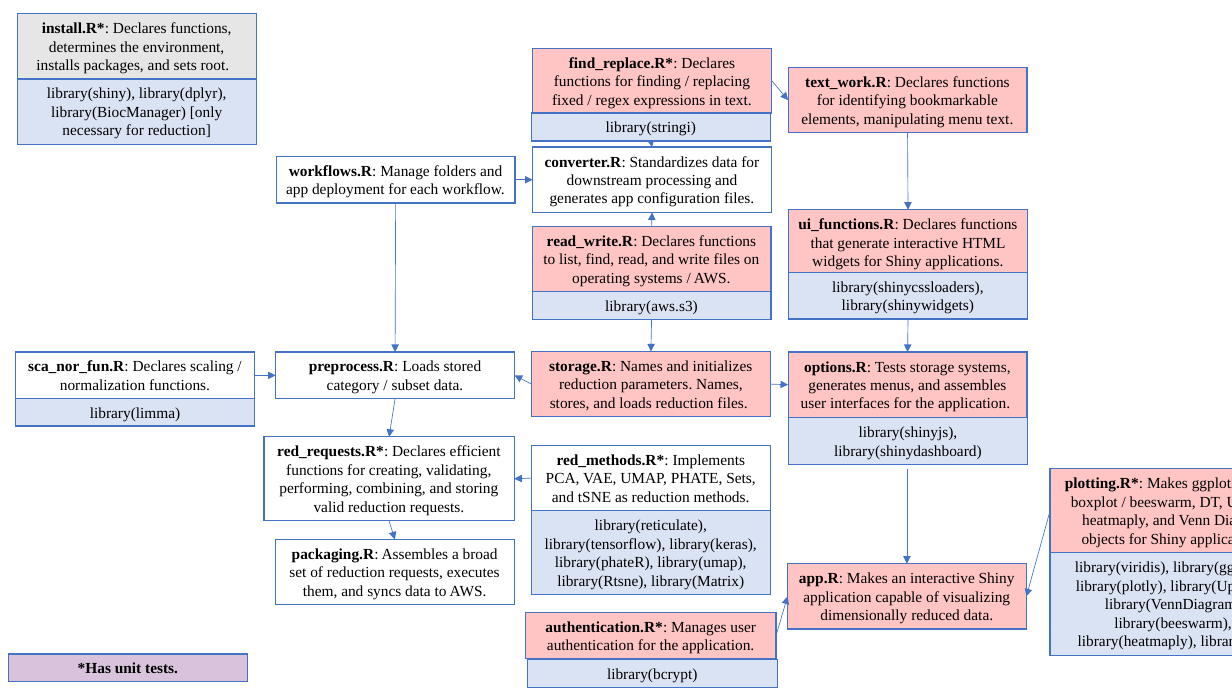
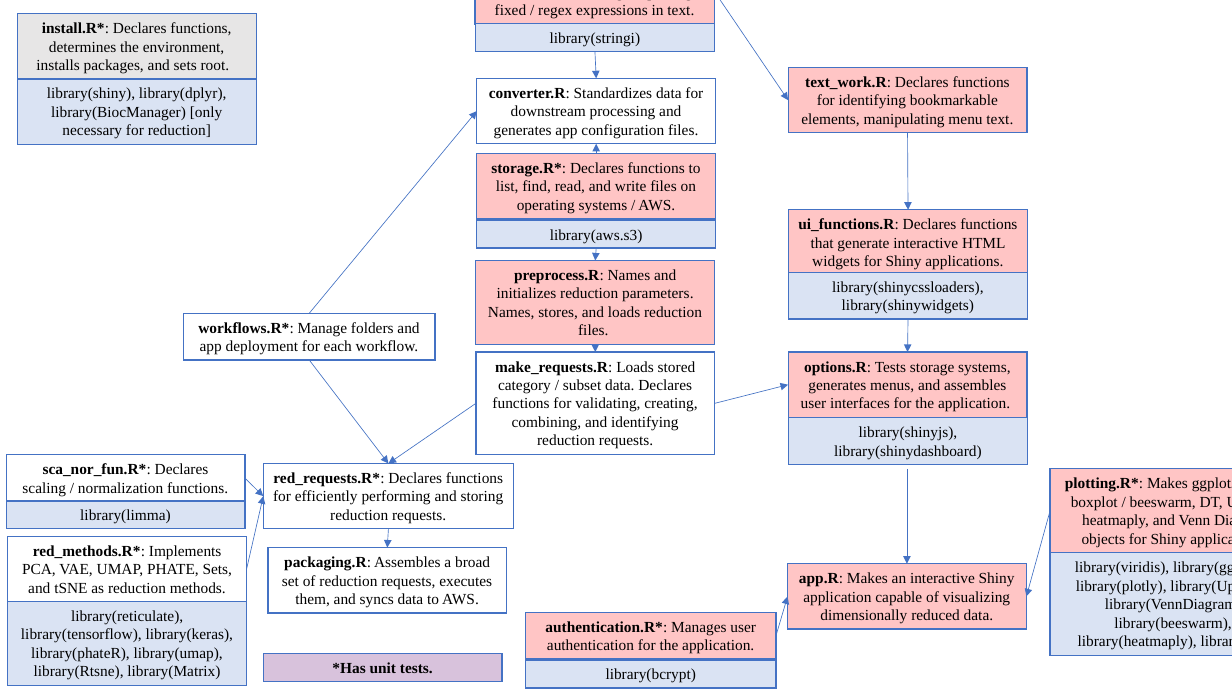
Before and after one commit to gersteinlab/shiny-dim-reduction, a slide deck: slide 2 of extras/Explorer_Tool_Workflow_2.pptx. Drawn at 1232x693 pixels with LibreOffice and Linux fonts; fonts in the diff are those of the drawing. Boxes give left, top, right and bottom in pixels: in the first picture for what was removed or moved away, otherwise in the second. Text is boxed around its words. In the diff, an @@ line names an element or a change of style, - is before the commit and + after.

Commit message:
updated presentation

```diff
--- a/extras/Explorer_Tool_Workflow_2.pptx
+++ b/extras/Explorer_Tool_Workflow_2.pptx
@@ rectangle "find_replace.R*: Declares functions for finding ...": place and size @@
-rectangle "find_replace.R*: Declares functions for finding ..." at (532,48,772,114)
+rectangle "find_replace.R*: Declares functions for finding ..." at (475,0,714,24)
@@ rectangle "library(stringi)": place and size @@
-rectangle "library(stringi)" at (531,113,770,140)
+rectangle "library(stringi)" at (476,24,714,52)
@@ arrow moved from (772, 80) - (788, 100) to (714, 0) - (788, 100) @@
@@ arrow moved from (651, 141) - (653, 147) to (595, 52) - (596, 79) @@
@@ rectangle "converter.R: Standardizes data for downstream ...": place and size @@
-rectangle "converter.R: Standardizes data for downstream ..." at (533,147,772,213)
+rectangle "converter.R: Standardizes data for downstream ..." at (477,79,715,144)
@@ arrow moved from (515, 180) - (533, 180) to (310, 313) - (477, 111) @@
@@ arrow moved from (652, 226) - (653, 213) to (596, 153) - (596, 144) @@
@@ rectangle "storage.R*: Declares functions to list, ...": place and size @@
-rectangle "storage.R*: Declares functions to list, ..." at (532,226,771,292)
+rectangle "storage.R*: Declares functions to list, ..." at (477,153,715,219)
@@ text in rectangle at (491,162,701,214): text changed @@
-read_write.R: Declares functions to list, find, read, and write files on operating systems / AWS.
+storage.R*: Declares functions to list, find, read, and write files on operating systems / AWS.
@@ rectangle "library(aws.s3)": place and size @@
-rectangle "library(aws.s3)" at (532,291,771,319)
+rectangle "library(aws.s3)" at (477,220,715,248)
@@ rectangle "preprocess.R: Names and initializes reduction ...": place and size @@
-rectangle "preprocess.R: Names and initializes reduction ..." at (531,351,770,417)
+rectangle "preprocess.R: Names and initializes reduction ..." at (476,261,714,345)
@@ text in rectangle at (488,269,702,335): text changed @@
-storage.R: Names and initializes reduction parameters. Names, stores, and loads reduction files.
+preprocess.R: Names and initializes reduction parameters. Names, stores, and loads reduction files.
@@ arrow moved from (652, 320) - (651, 351) to (596, 249) - (595, 261) @@
@@ rectangle "workflows.R*: Manage folders and app ...": place and size @@
-rectangle "workflows.R*: Manage folders and app ..." at (276,156,515,202)
+rectangle "workflows.R*: Manage folders and app ..." at (183,313,435,360)
@@ text in rectangle at (198,322,419,355): text changed @@
-workflows.R: Manage folders and app deployment for each workflow.
+workflows.R*: Manage folders and app deployment for each workflow.
@@ rectangle "make_requests.R: Loads stored category / ...": place and size @@
-rectangle "make_requests.R: Loads stored category / ..." at (275,352,514,398)
+rectangle "make_requests.R: Loads stored category / ..." at (476,352,714,455)
@@ arrow moved from (531, 384) - (515, 375) to (595, 345) - (595, 352) @@
@@ arrow moved from (396, 203) - (396, 352) to (310, 360) - (388, 464) @@
@@ text in rectangle at (492,361,697,449): text changed @@
-preprocess.R: Loads stored category / subset data.
+make_requests.R: Loads stored category / subset data. Declares functions for validating, creating, combining, and identifying reduction requests.
@@ arrow moved from (771, 384) - (788, 384) to (714, 404) - (788, 384) @@
@@ arrow moved from (396, 399) - (389, 437) to (476, 404) - (388, 464) @@
@@ rectangle "sca_nor_fun.R*: Declares scaling / normalization ...": place and size @@
-rectangle "sca_nor_fun.R*: Declares scaling / normalization ..." at (16,352,254,398)
+rectangle "sca_nor_fun.R*: Declares scaling / normalization ..." at (6,455,245,501)
@@ text in rectangle at (22,463,228,496): text changed @@
-sca_nor_fun.R: Declares scaling / normalization functions.
+sca_nor_fun.R*: Declares scaling / normalization functions.
@@ arrow moved from (254, 375) - (275, 375) to (245, 478) - (263, 496) @@
@@ rectangle "red_requests.R*: Declares functions for efficiently ...": place and size @@
-rectangle "red_requests.R*: Declares functions for efficiently ..." at (264,437,515,521)
+rectangle "red_requests.R*: Declares functions for efficiently ..." at (263,464,514,530)
@@ text in rectangle at (273,472,504,524): text changed @@
-red_requests.R*: Declares efficient functions for creating, validating, performing, combining, and storing valid reduction requests.
+red_requests.R*: Declares functions for efficiently performing and storing reduction requests.
@@ rectangle "library(limma)": place and size @@
-rectangle "library(limma)" at (16,398,254,426)
+rectangle "library(limma)" at (6,501,245,529)
@@ arrow moved from (531, 478) - (515, 479) to (247, 569) - (263, 496) @@
@@ rectangle "red_methods.R*: Implements PCA, VAE, UMAP, ...": place and size @@
-rectangle "red_methods.R*: Implements PCA, VAE, UMAP, ..." at (531,445,770,511)
+rectangle "red_methods.R*: Implements PCA, VAE, UMAP, ..." at (7,536,246,602)
@@ arrow moved from (389, 521) - (395, 540) to (388, 529) - (387, 548) @@
@@ rectangle "packaging.R: Assembles a broad set ...": place and size @@
-rectangle "packaging.R: Assembles a broad set ..." at (275,540,514,605)
+rectangle "packaging.R: Assembles a broad set ..." at (268,548,506,614)
@@ rectangle "library(reticulate), library(tensorflow), library(keras), li ...": place and size @@
-rectangle "library(reticulate), library(tensorflow), library(keras), li ..." at (531,511,770,595)
+rectangle "library(reticulate), library(tensorflow), library(keras), li ..." at (7,602,246,686)
@@ rectangle "*Has unit tests.": place and size @@
-rectangle "*Has unit tests." at (8,654,247,682)
+rectangle "*Has unit tests." at (263,654,502,682)
```
